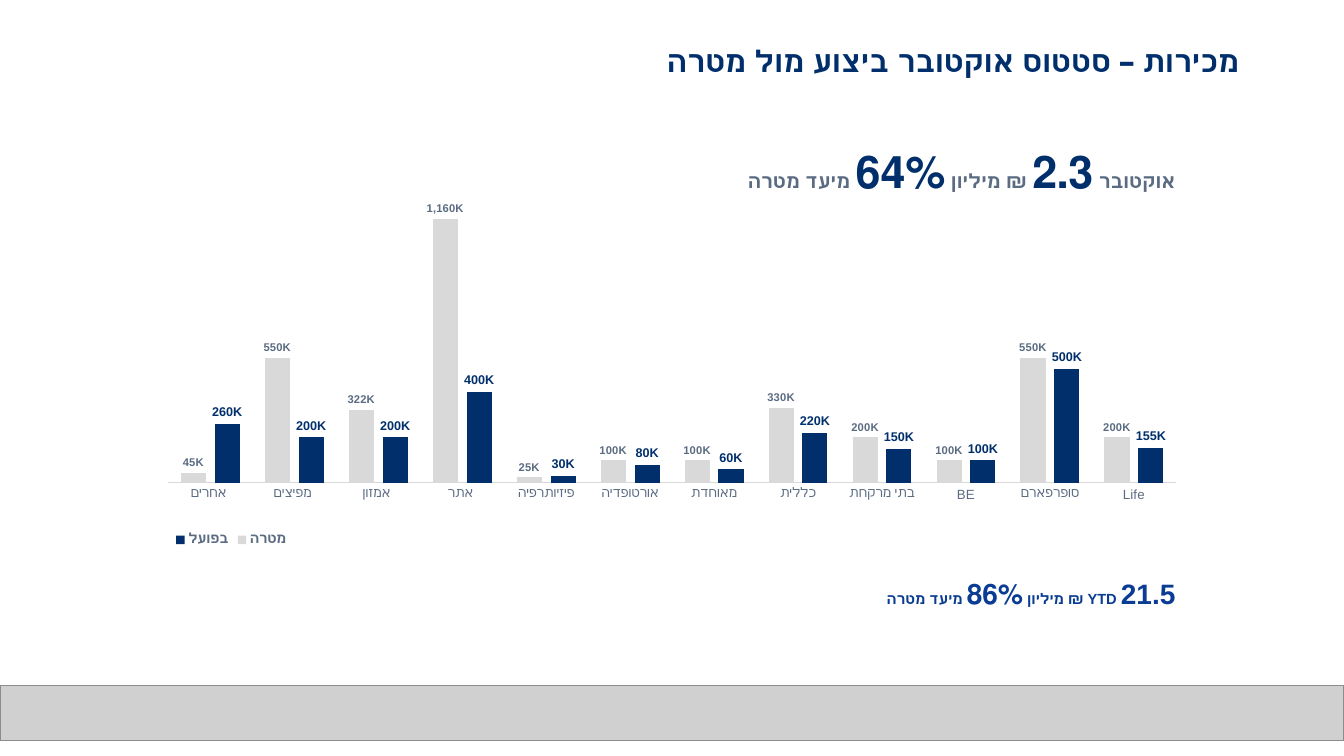
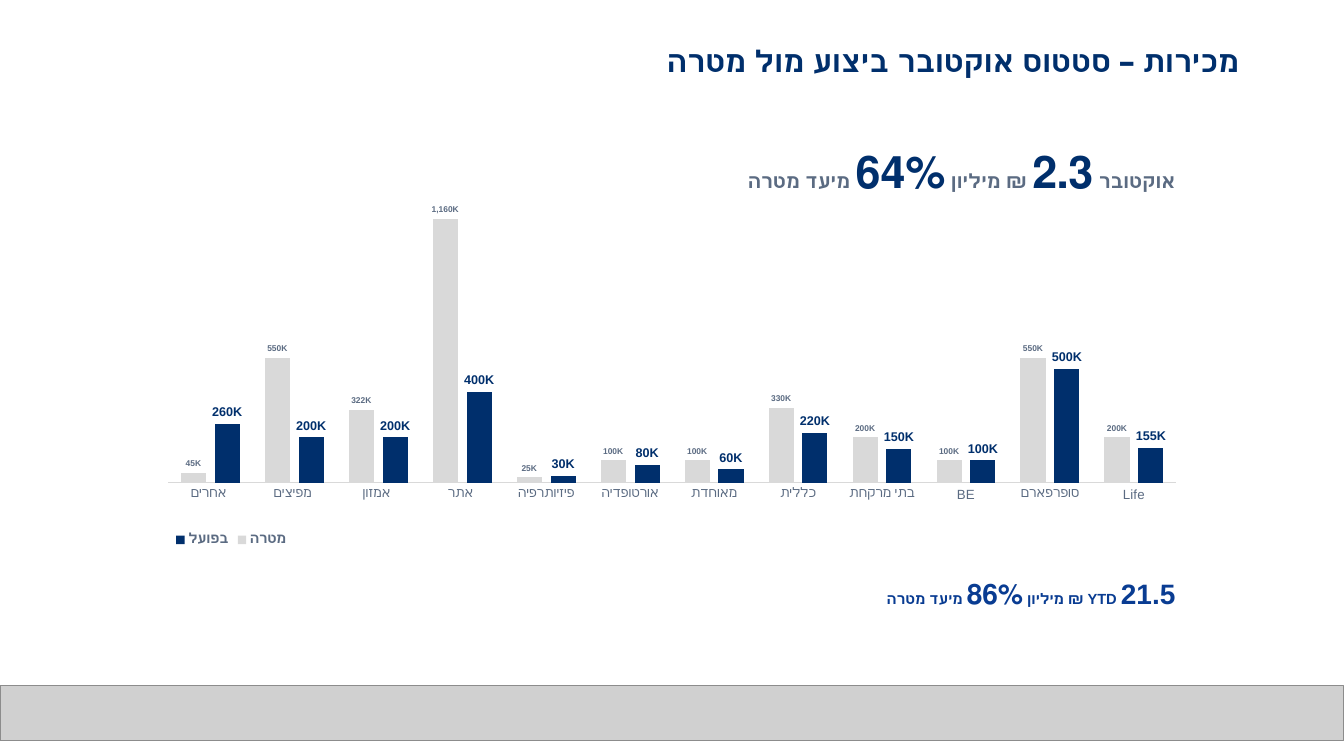
Before and after one commit to 1eyalsadot/the-5-agents, a slide deck: slide 1 of svetlana/outputs/2026-10-27-מכירות-סטטוס-ותחזית-2026.pptx. Drawn at 1344x756 pixels with LibreOffice and Linux fonts; fonts in the diff are those of the drawing; grey boxes stand for pictures. Boxes give left, top, right and bottom in pixels: in the first picture for what was removed or moved away, otherwise in the second. Text is boxed around its words. In the diff, an @@ line names an element or a change of style, - is before the commit and + after.

```diff
--- a/svetlana/outputs/2026-10-27-מכירות-סטטוס-ותחזית-2026.pptx
+++ b/svetlana/outputs/2026-10-27-מכירות-סטטוס-ותחזית-2026.pptx
@@ column chart at [158,122,1260,563] @@
@@ data labels of מטרה  changed @@
```
Also in this commit, not shown: 1 other slide changed, 1 slide added.
